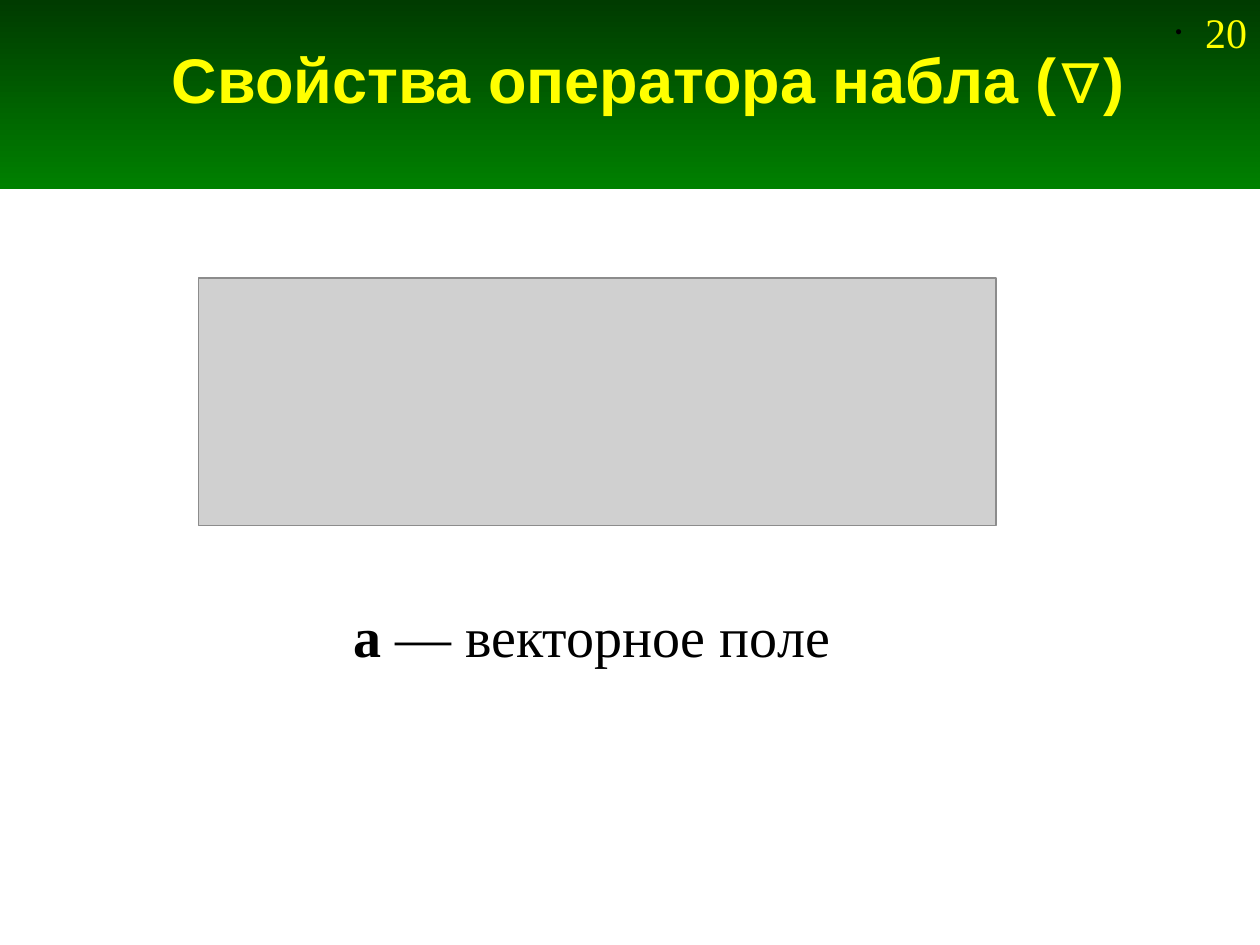
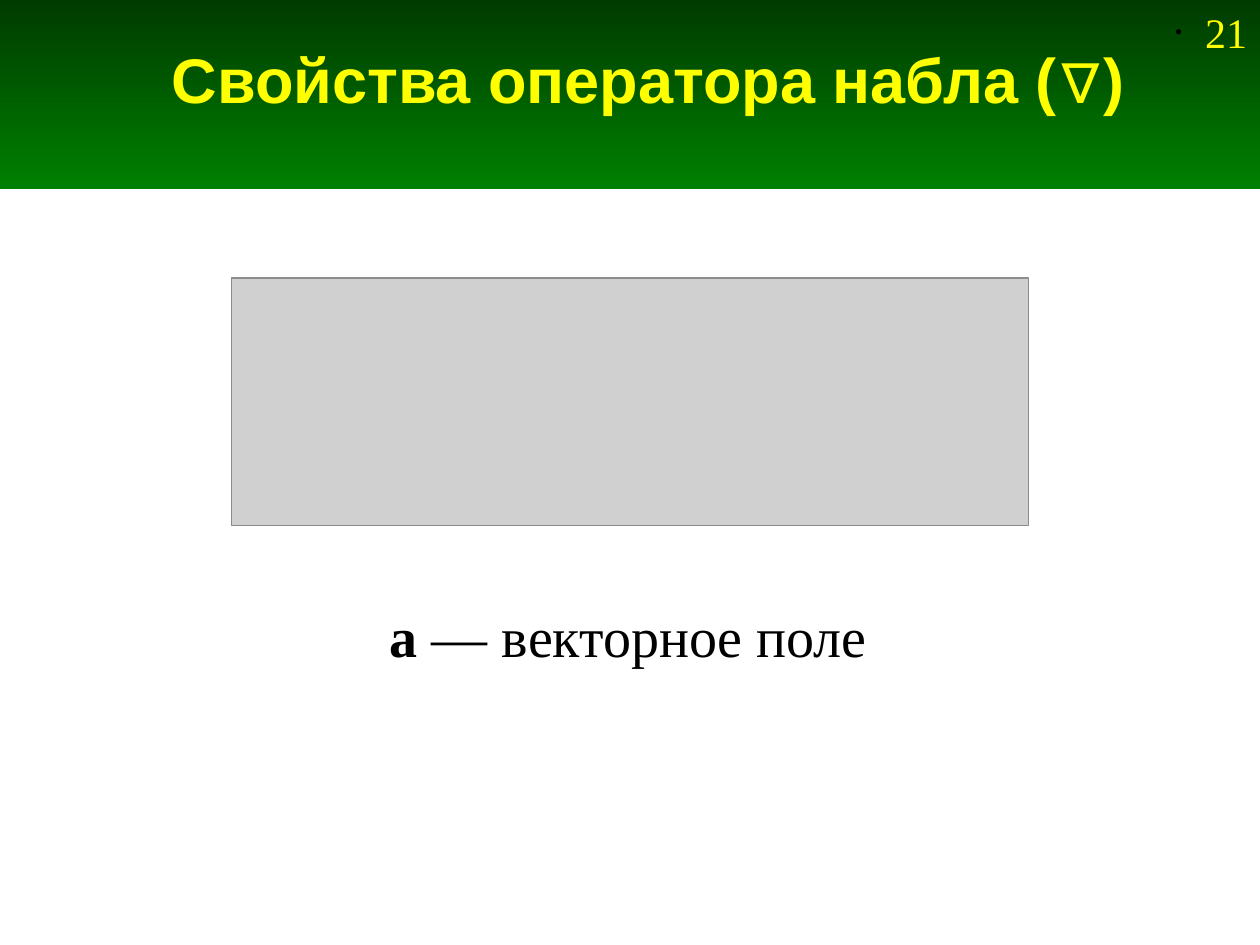
Before and after one commit to andris0147sv/modelling, a slide deck: slide 21 of presentations/2. FDTD.odp (slide 20 before the commit). Drawn at 1260x945 pixels with LibreOffice and Linux fonts; fonts in the diff are those of the drawing; grey boxes stand for pictures. Boxes give left, top, right and bottom in pixels: in the first picture for what was removed or moved away, otherwise in the second. Text is boxed around its words. In the diff, an @@ line names an element or a change of style, - is before the commit and + after.

```diff
--- a/presentations/2. FDTD.odp
+++ b/presentations/2. FDTD.odp
@@ page number at [1205, 20, 1247, 48]: text changed @@
-• 20
+• 21
@@ picture: place and size @@
-picture at [198, 278, 995, 527]
+picture at [232, 278, 1029, 527]
@@ text "a — векторное поле": place and size @@
-text "a — векторное поле" at [353, 630, 830, 667]
+text "a — векторное поле" at [390, 630, 867, 667]
```
Also in this commit, not shown: 11 other slides changed, 4 slides added, 2 other files.
